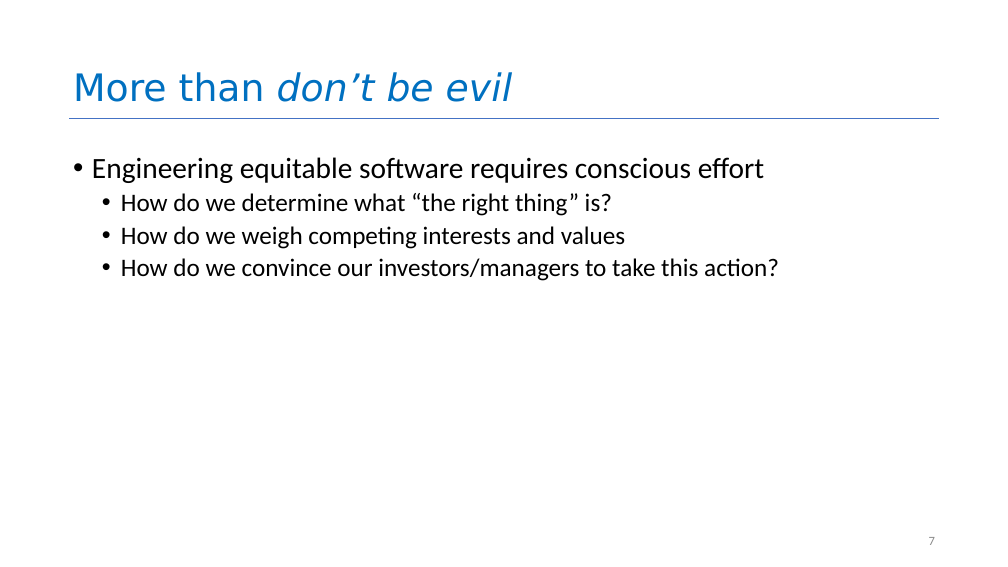
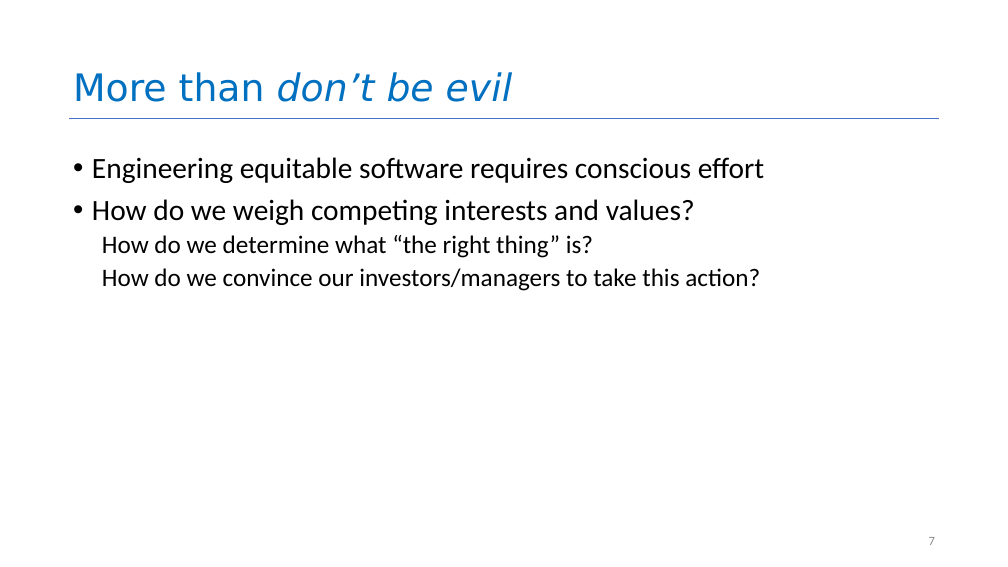
Before and after one commit to neu-se/CS4530-Fall-2025, a slide deck: slide 7 of Slides/Module 16A Engineering Ethical Software.pptx. Drawn at 1008x567 pixels with LibreOffice and Linux fonts; fonts in the diff are those of the drawing. Boxes give left, top, right and bottom in pixels: in the first picture for what was removed or moved away, otherwise in the second. Text is boxed around its words. In the diff, an @@ line names an element or a change of style, - is before the commit and + after.

```diff
--- a/Slides/Module 16A Engineering Ethical Software.pptx
+++ b/Slides/Module 16A Engineering Ethical Software.pptx
@@ text at (x1=92, y1=199, x2=695, y2=225): paragraph added @@
+• How do we weigh competing interests and values?
@@ text at (x1=102, y1=235, x2=760, y2=291): bullet • to none @@
@@ text at (x1=121, y1=226, x2=625, y2=249): paragraph removed @@
-  • How do we weigh competing interests and values
```
Also in this commit, not shown: 5 other slides changed, 1 other file.
